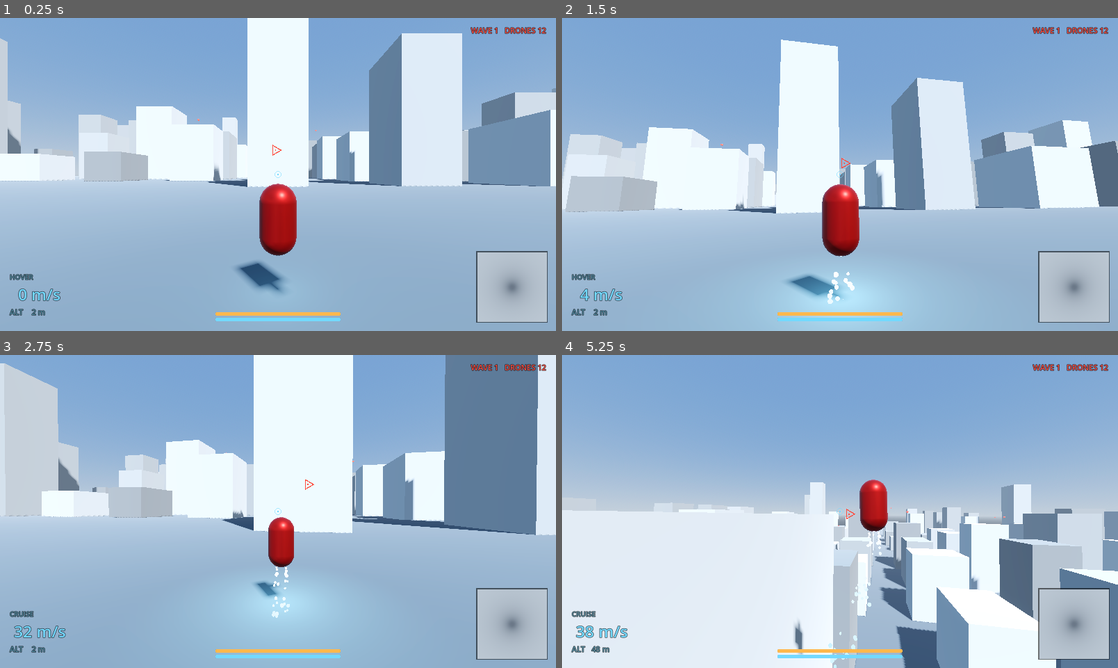
Above: before the commit, frames 1-4 (two rows, left to right).
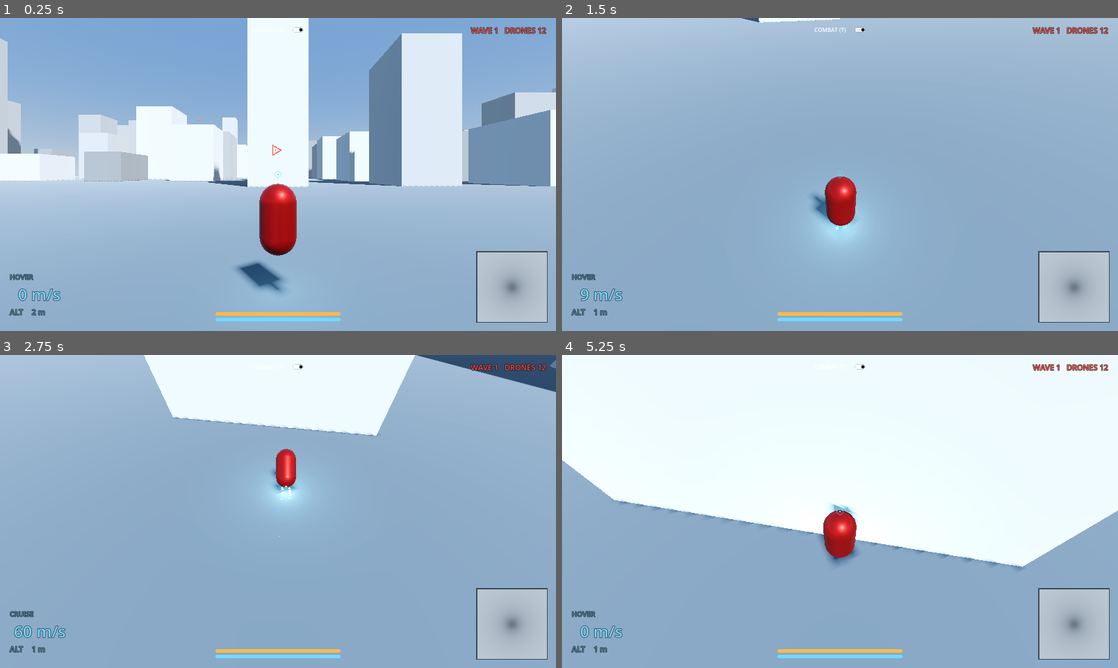
Above: after the commit, the same moments.

Repository: kee5625/iron-man
Game: Godot game, scene res://scenes/main.tscn
Same seed, same stepped clock (60 frames per second), same inputs: the game is played once before the commit and once after it.
Inputs (mouse positions are in pixels of both pictures, inside the frame that each line leads up to):
- Up to frame 1 (0.25 s): no input
- Up to frame 2 (1.5 s): click (840, 30) at 0.5 s, where only the run after the commit has a clickable "COMBAT (T)"; move the mouse to (867, 174) at 1.27 s; hold W (move_forward) from 1.28 s (still down); hold T (toggle_combat, bound only after the commit) from 1.28 s (still down)
- Up to frame 3 (2.75 s): keep holding W (move_forward); move the mouse to (250, 511) at 2.02 s; release T (toggle_combat, bound only after the commit) at 2.03 s; tap Space (ascend) at 2.1 s; tap T (toggle_combat, bound only after the commit) at 2.3 s
- Up to frame 4 (5.25 s): keep holding W (move_forward); move the mouse to (851, 505) at 2.77 s; hold Shift (boost) 2.78-3.53 s; tap T (toggle_combat, bound only after the commit) at 3.05, 3.8, 5.1 s; move the mouse to (834, 517) at 3.52 s; click (834, 517) at 3.6 s; move the mouse to (878, 514) at 4.27 s; hold T (toggle_combat, bound only after the commit) 4.28-5.03 s; move the mouse to (795, 508) at 5.02 s

The runs differ from the first frame. In frame 1, less than 0.1% of the frame differs, in the area x 52-55%, y 2-5%; in frame 2, 58%; in frame 3, 53%; in frame 4, 92%, in the area x 0-100%, y 0-100%.

Commit message:
add toggle to disable fight mode

Diff:
--- a/project.godot
+++ b/project.godot
@@ -20,6 +20,7 @@
 
 [autoload]
 
+Game="*res://scripts/game.gd"
 Sfx="*res://scripts/sfx.gd"
 
 [display]
@@ -69,6 +70,11 @@
 "events": [Object(InputEventMouseButton,"resource_local_to_scene":false,"resource_name":"","device":-1,"window_id":0,"a …(252 unchanged characters)…
 ]
 }
+toggle_combat={
+"deadzone": 0.2,
+"events": [Object(InputEventKey,"resource_local_to_scene":false,"resource_name":"","device":-1,"window_id":0,"alt_pressed":false,"shift_pressed":false,"ctrl_pressed":false,"meta_pressed":false,"pressed":false,"keycode":0,"physical_keycode":84,"key_label":0,"unicode":116,"location":0,"echo":false,"script":null)
+]
+}
 
 [rendering]
 
--- a/scripts/drone_spawner.gd
+++ b/scripts/drone_spawner.gd
@@ -22,16 +22,30 @@
 func _ready() -> void:
 	add_to_group("drone_spawner")
 	_rng.randomize()
-	_spawn_wave()
+	Game.combat_toggled.connect(_on_combat_toggled)
+	if Game.combat_enabled:
+		_spawn_wave()
+
+
+func _on_combat_toggled(enabled: bool) -> void:
+	if enabled:
+		wave = 1
+		_respawning = false
+		_spawn_wave()
+	else:
+		for d in get_tree().get_nodes_in_group("drones"):
+			d.queue_free()
 
 
 func _physics_process(_delta: float) -> void:
-	if _respawning or not get_tree().get_nodes_in_group("drones").is_empty():
+	if not Game.combat_enabled or _respawning \
+			or not get_tree().get_nodes_in_group("drones").is_empty():
 		return
 	_respawning = true
 	wave += 1
 	get_tree().create_timer(wave_delay).timeout.connect(func() -> void:
-		_spawn_wave()
+		if Game.combat_enabled:
+			_spawn_wave()
 		_respawning = false
 	)
 
--- a/scripts/hud.gd
+++ b/scripts/hud.gd
@@ -21,6 +21,7 @@
 var _flash: ColorRect
 var _lock_pos := Vector2.ZERO
 var _has_lock := false
+var _combat_btn: CheckButton
 
 
 func _ready() -> void:
@@ -78,6 +79,38 @@
 	_overlay.mouse_filter = Control.MOUSE_FILTER_IGNORE
 	_overlay.draw.connect(_draw_overlay)
 	root.add_child(_overlay)
+
+	# Top-center combat toggle. Clickable once the mouse is freed (Esc); the
+	# T key toggles it any time, including mid-flight with the mouse captured.
+	_combat_btn = CheckButton.new()
+	_combat_btn.text = "COMBAT (T)"
+	_combat_btn.button_pressed = Game.combat_enabled
+	_combat_btn.anchor_left = 0.5
+	_combat_btn.anchor_right = 0.5
+	_combat_btn.offset_left = -80.0
+	_combat_btn.offset_right = 80.0
+	_combat_btn.offset_top = 16.0
+	_combat_btn.offset_bottom = 52.0
+	_combat_btn.add_theme_color_override("font_color", CYAN)
+	_combat_btn.toggled.connect(func(on: bool) -> void: Game.set_combat(on))
+	root.add_child(_combat_btn)
+
+	Game.combat_toggled.connect(_on_combat_toggled)
+	_on_combat_toggled(Game.combat_enabled)
+
+
+func _unhandled_input(event: InputEvent) -> void:
+	if event.is_action_pressed("toggle_combat"):
+		Game.toggle_combat()
+
+
+func _on_combat_toggled(enabled: bool) -> void:
+	_combat_btn.set_pressed_no_signal(enabled)
+	_hull_bar.visible = enabled
+	_drones_label.visible = enabled
+	if not enabled:
+		_has_lock = false
+		_overlay.queue_redraw()
 
 
 func update_stats(speed: float, altitude: float, mode: String,
--- a/scripts/player_flight.gd
+++ b/scripts/player_flight.gd
@@ -95,6 +95,10 @@
 
 func _ready() -> void:
 	add_to_group("player")
+	Game.combat_toggled.connect(func(on: bool) -> void:
+		if on:
+			hull = hull_max  # fresh hull each time combat resumes
+	)
 	_pitch_limit = deg_to_rad(pitch_limit_deg)
 	_spawn_xform = global_transform
 	hull = hull_max
@@ -216,6 +220,8 @@
 
 
 func take_hit(damage: int) -> void:
+	if not Game.combat_enabled:
+		return
 	hull -= damage
 	_hull_timer = hull_regen_delay
 	hud.flash_hit()
@@ -277,7 +283,8 @@
 			mode = "HOVER"
 	hud.update_stats(velocity.length(), global_position.y, mode,
 			energy, energy_max, _boost_locked)
-	var spawner := get_tree().get_first_node_in_group("drone_spawner")
-	var wave: int = spawner.wave if spawner != null else 1
-	hud.update_combat(hull, hull_max,
-			get_tree().get_nodes_in_group("drones").size(), wave)
+	if Game.combat_enabled:
+		var spawner := get_tree().get_first_node_in_group("drone_spawner")
+		var wave: int = spawner.wave if spawner != null else 1
+		hud.update_combat(hull, hull_max,
+				get_tree().get_nodes_in_group("drones").size(), wave)
--- a/scripts/weapons.gd
+++ b/scripts/weapons.gd
@@ -23,6 +23,11 @@
 
 
 func _physics_process(delta: float) -> void:
+	if not Game.combat_enabled:
+		if lock_target != null:
+			lock_target = null
+			player.hud.set_lock(Vector2.ZERO, false)
+		return
 	_update_lock()
 	_cooldown -= delta
 	if Input.mouse_mode == Input.MOUSE_MODE_CAPTURED \
